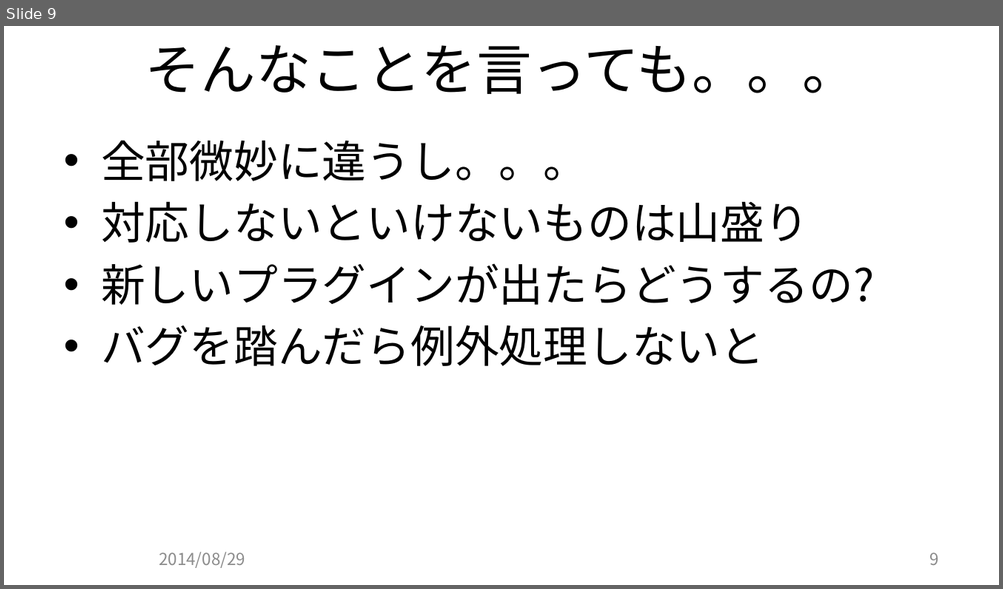
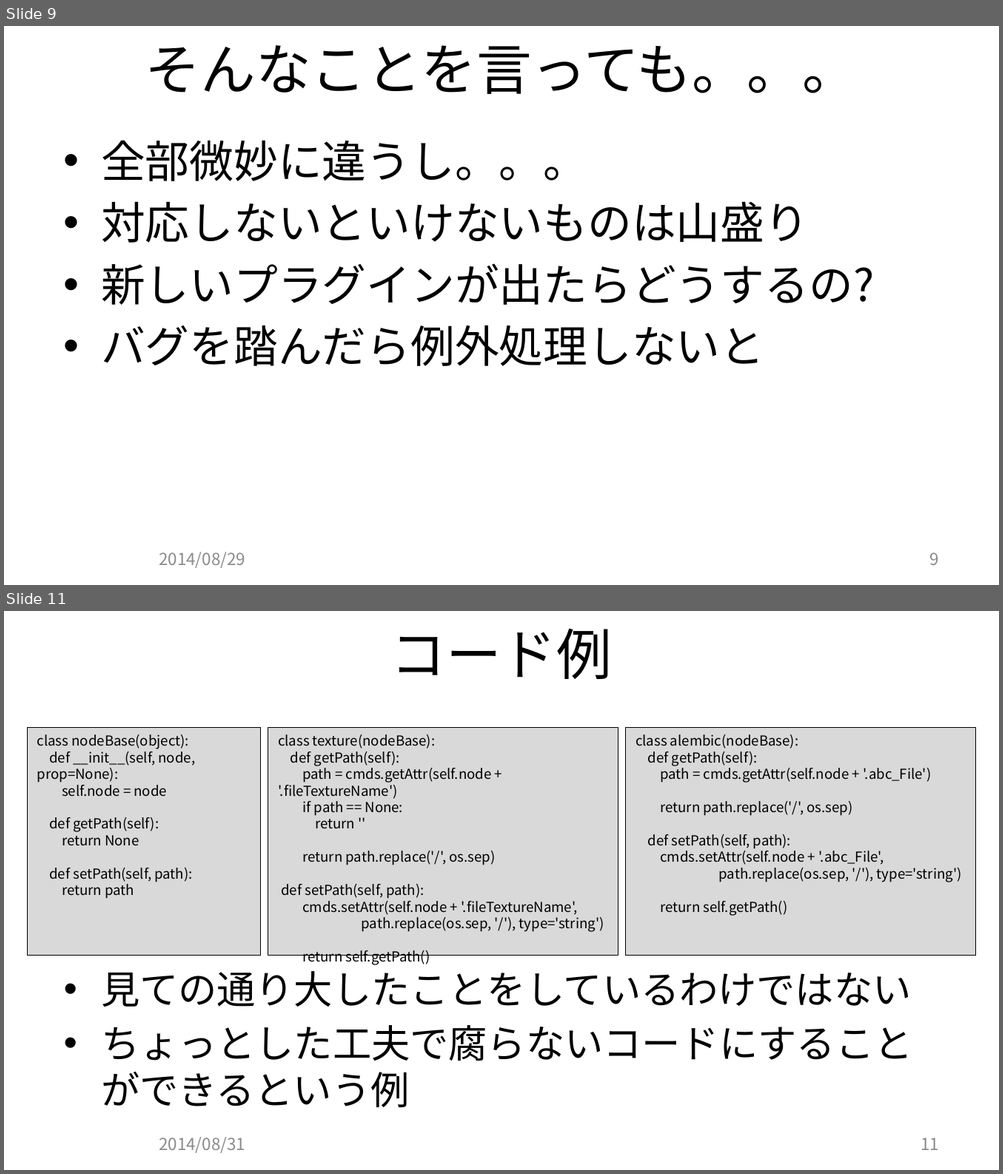
Before and after one commit to JCGS/CEDEC2014, a slide deck: chiyama/2014cedec_chiyama.pptx. Shown one above the other, each under a label of ours: slide 9 before the commit, slides 9 and 11 after it; the slides between them are not shown. The pictures are 1003x589 and 1003x1174 pixels, drawn with LibreOffice and Linux fonts; fonts in the diff are those of the drawing; background and template pictures are left out. Boxes give left, top, right and bottom in pixels: in the first picture for what was removed or moved away, otherwise in the second. Text is boxed around its words. In the diff, an @@ line names an element or a change of style, - is before the commit and + after.

```diff
--- a/chiyama/2014cedec_chiyama.pptx
+++ b/chiyama/2014cedec_chiyama.pptx
@@ slide 11 added at (4, 611, 999, 1170), background picture (left out) @@
@@ title added at (391, 628, 612, 679), 40 pt, text #000000 @@
+コード例
@@ rectangle added at (27, 727, 259, 955), fill #D9D9D9, outline #000000 0.75 pt, 10 pt, text #000000 @@
+class nodeBase(object):
+def __init__(self, node, prop=None):
+self.node = node
+def getPath(self):
+return None
+def setPath(self, path):
+return path
@@ rectangle added at (269, 727, 619, 955), fill #D9D9D9, outline #000000 0.75 pt, 10 pt, text #000000 @@
+class texture(nodeBase):
+def getPath(self):
+path = cmds.getAttr(self.node + '.fileTextureName')
+if path == None:
+return ''
+return path.replace('/', os.sep)
+def setPath(self, path):
+cmds.setAttr(self.node + '.fileTextureName',
+path.replace(os.sep, '/'), type='string')
+return self.getPath()
@@ rectangle added at (626, 727, 976, 955), fill #D9D9D9, outline #000000 0.75 pt, 10 pt, text #000000 @@
+class alembic(nodeBase):
+def getPath(self):
+path = cmds.getAttr(self.node + '.abc_File')
+return path.replace('/', os.sep)
+def setPath(self, path):
+cmds.setAttr(self.node + '.abc_File',
+path.replace(os.sep, '/'), type='string')
+return self.getPath()
@@ text added at (101, 965, 913, 1108), 28 pt, text #000000 @@
+• 見ての通り大したことをしているわけではない
+• ちょっとした工夫で腐らないコードにすることができるという例
@@ text added at (159, 1137, 245, 1153), 12 pt, text #8C8C8C @@
+2014/08/31
@@ page number added at (920, 1138, 939, 1150), 12 pt, text #898989 @@
+11
```
Also in this commit, not shown: 8 slides changed, 1 other file.
